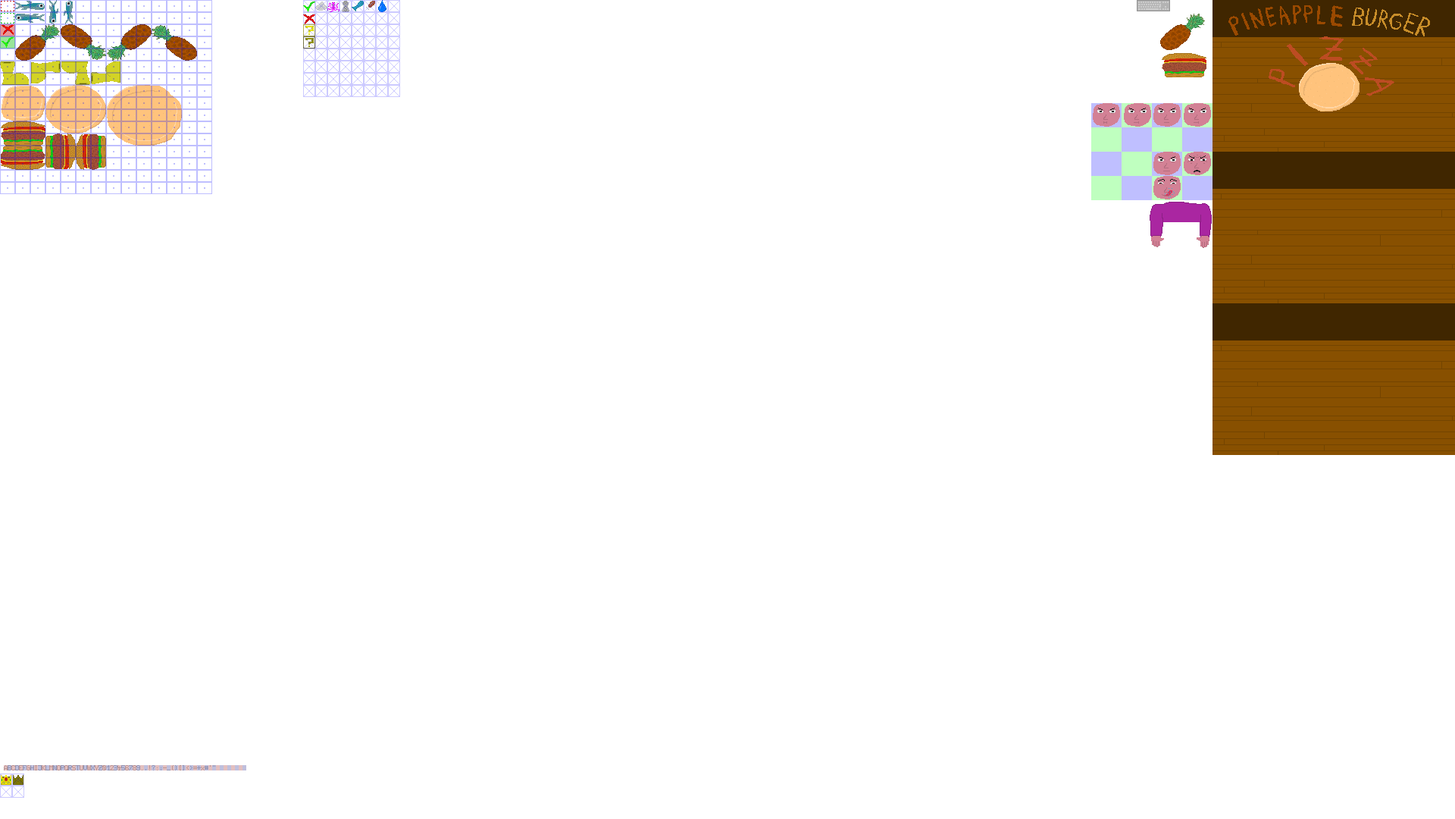
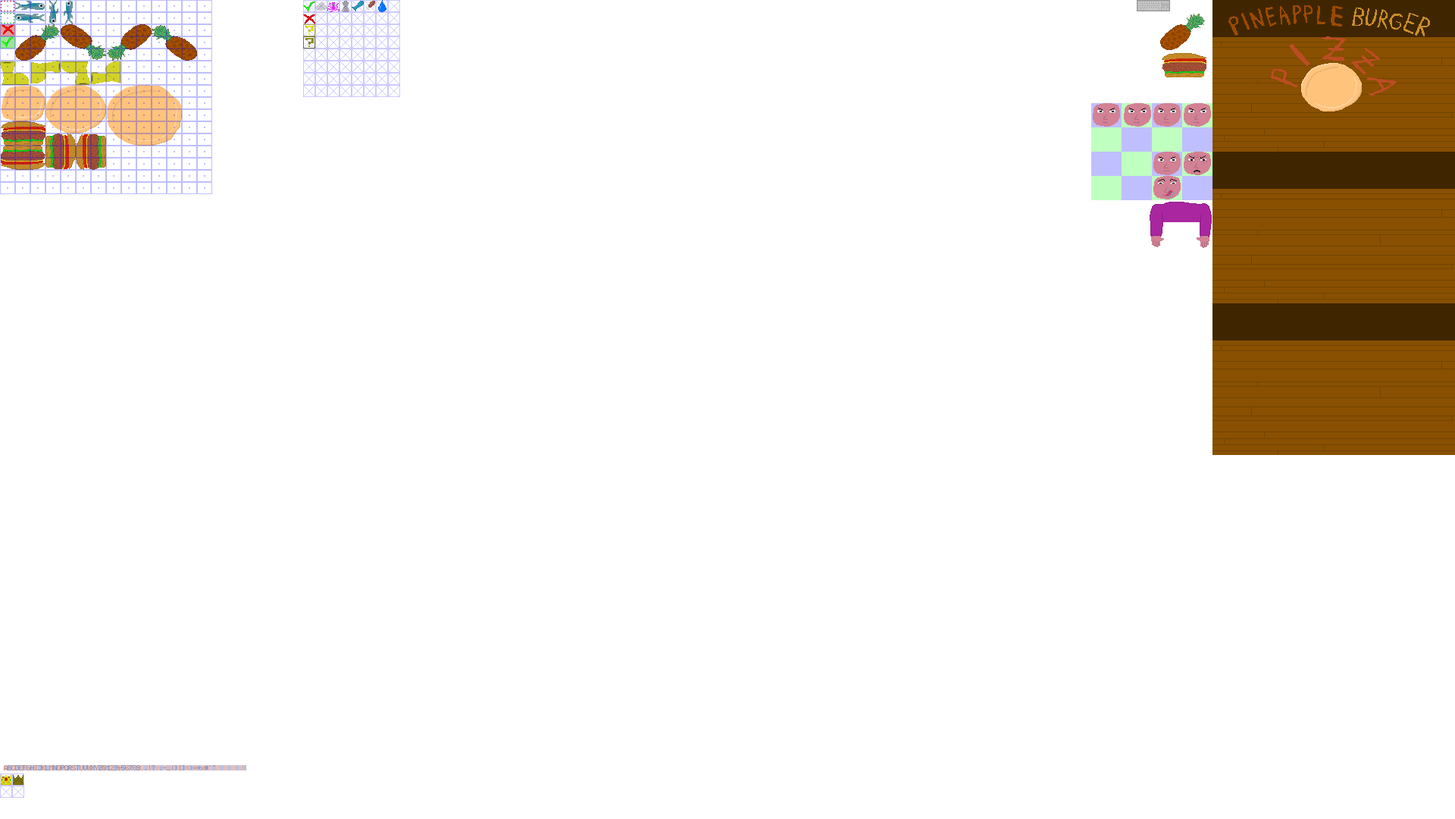
Layered file, before and after one edit (1455 x 819). Changes by layer:
painted on "logo" over [left=1268, top=36, right=1397, bottom=112]
